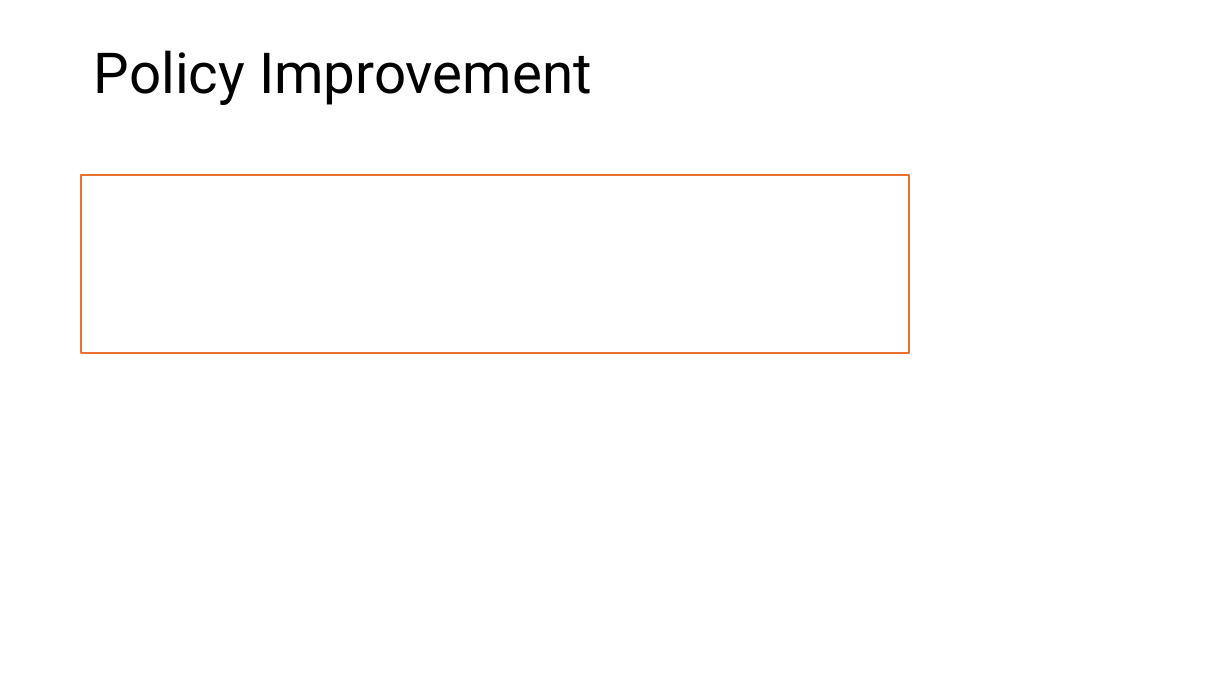
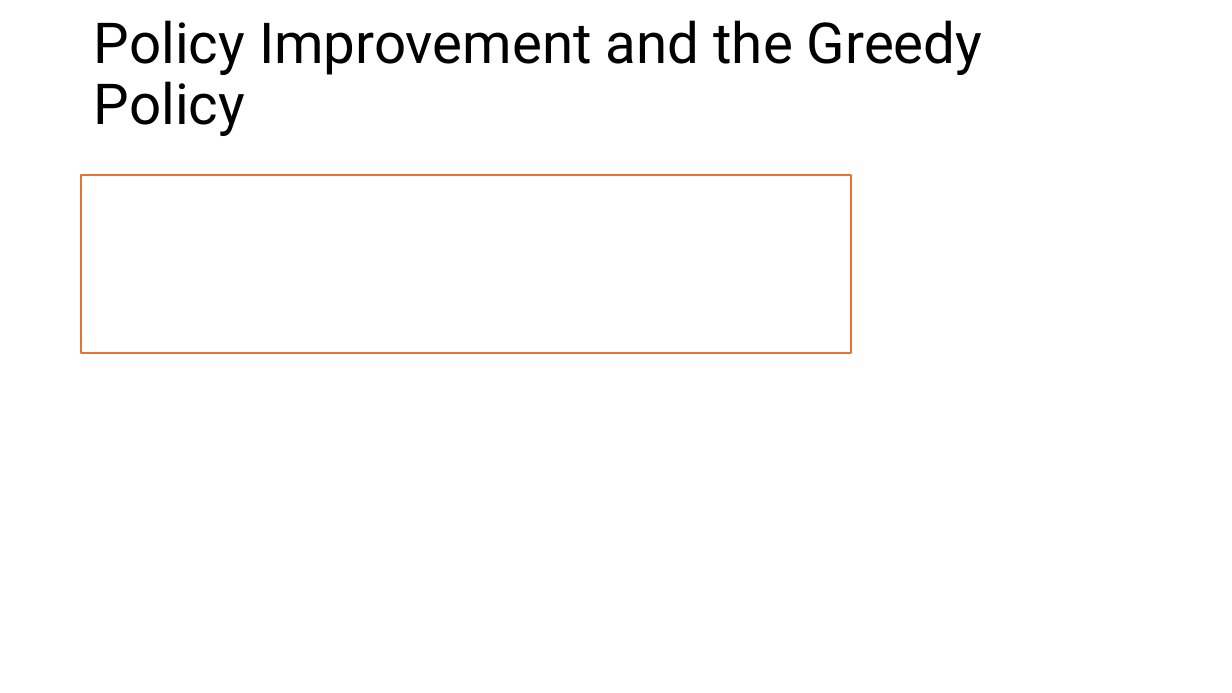
Before and after one commit to mhahsler/Introduction_to_Reinforcement_Learning, a slide deck: slide 13 of slides/Lecture_Chapter04.pptx. Drawn at 1232x693 pixels with LibreOffice and Linux fonts; fonts in the diff are those of the drawing; grey boxes stand for pictures. Boxes give left, top, right and bottom in pixels: in the first picture for what was removed or moved away, otherwise in the second. Text is boxed around its words. In the diff, an @@ line names an element or a change of style, - is before the commit and + after.

```diff
--- a/slides/Lecture_Chapter04.pptx
+++ b/slides/Lecture_Chapter04.pptx
@@ title at box(94, 20, 982, 136): text changed @@
-Policy Improvement
+Policy Improvement and the Greedy Policy
@@ rectangle: place and size @@
-rectangle at box(81, 175, 910, 352)
+rectangle at box(81, 175, 852, 352)
```
Also in this commit, not shown: 1 other slide changed, 4 other files.
